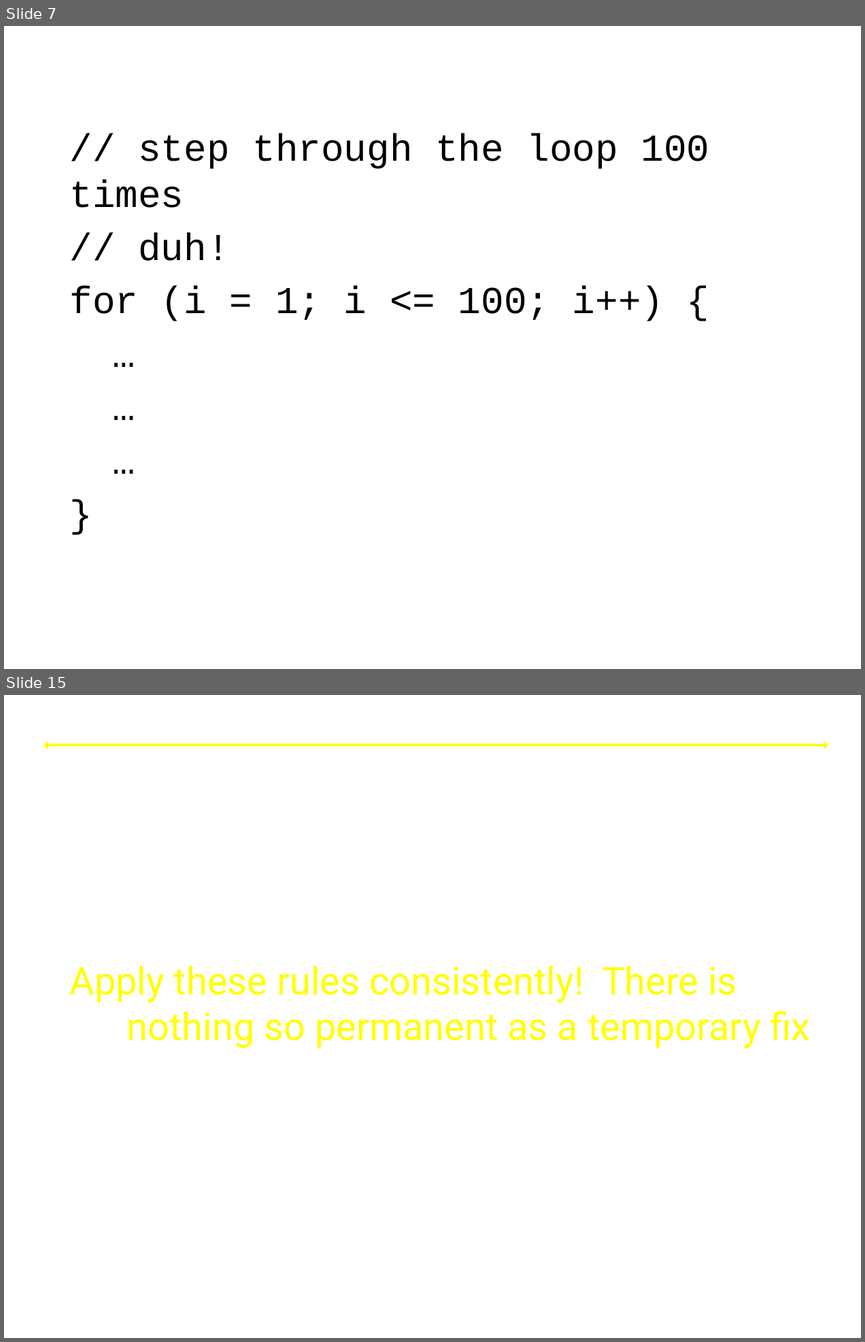
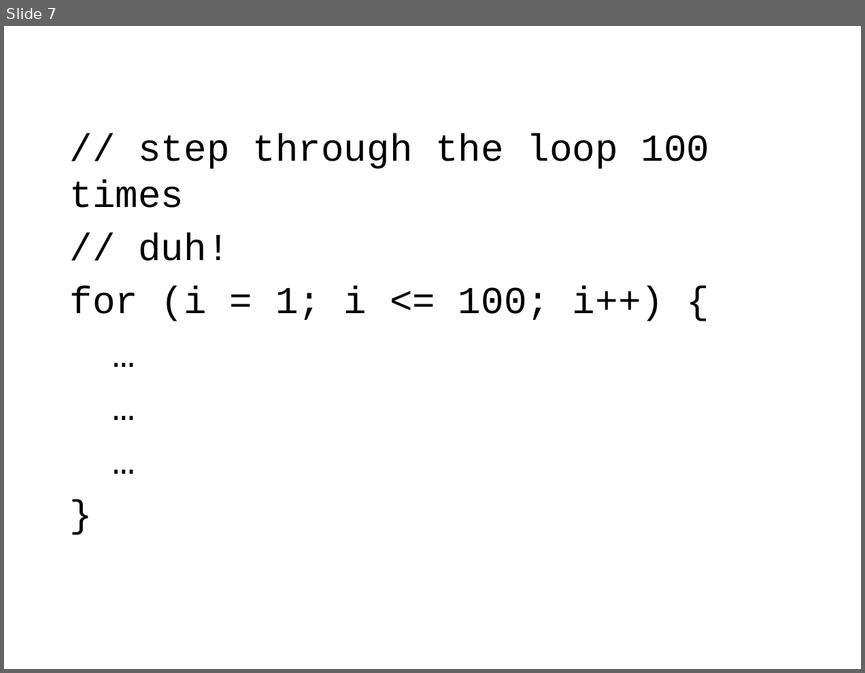
Before and after one commit to lkloh/USArray, a slide deck: BasicsOfCoding/BasicsOfCoding.pptx. Shown one above the other, each under a label of ours: slides 7 and 15 before the commit, slide 7 after it; the slides between them are not shown. The pictures are 865x1342 and 865x673 pixels, drawn with LibreOffice and Linux fonts; fonts in the diff are those of the drawing. Boxes give left, top, right and bottom in pixels: in the first picture for what was removed or moved away, otherwise in the second. Text is boxed around its words. In the diff, an @@ line names an element or a change of style, - is before the commit and + after.

```diff
--- a/BasicsOfCoding/BasicsOfCoding.pptx
+++ b/BasicsOfCoding/BasicsOfCoding.pptx
@@ slide 15 removed at (4, 695, 861, 1338), background #FFFFFF @@
@@ double arrow removed from (47, 745) to (825, 745) @@
@@ subtitle removed at (70, 966, 810, 1048) @@
-Apply these rules consistently! There is nothing so permanent as a temporary fix
```
Also in this commit, not shown: 7 slides changed, 4 slides added.
